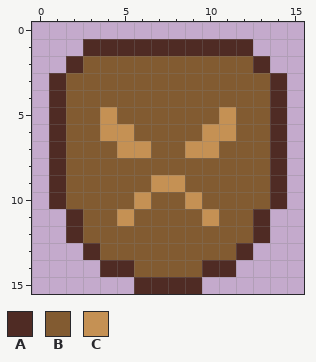
Pixel-art sprite: docs/img/magic_anger.png. Above, as it was before the edit.
The file is 64x64 pixels, drawn in blocks of 4x4; one block is one cell here.
Palette (. is transparent): A #4f2b24  B #825b31  C #c59154
After:
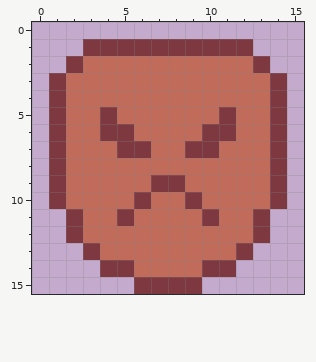
Difference:
colour A: #4f2b24 -> #7d3840
colour B: #825b31 -> #c16c5b
y 5: x 4 C -> A; x 11 C -> A
y 6: x 4..5 CC -> AA; x 10..11 CC -> AA
y 7: x 5..6 CC -> AA; x 9..10 CC -> AA
y 9: x 7..8 CC -> AA
y 10: x 6 C -> A; x 9 C -> A
y 11: x 5 C -> A; x 10 C -> A
Changed places in both pictures, as pixel boxes (x1, y1, x2, y2):
changed: (49, 39, 287, 294)
